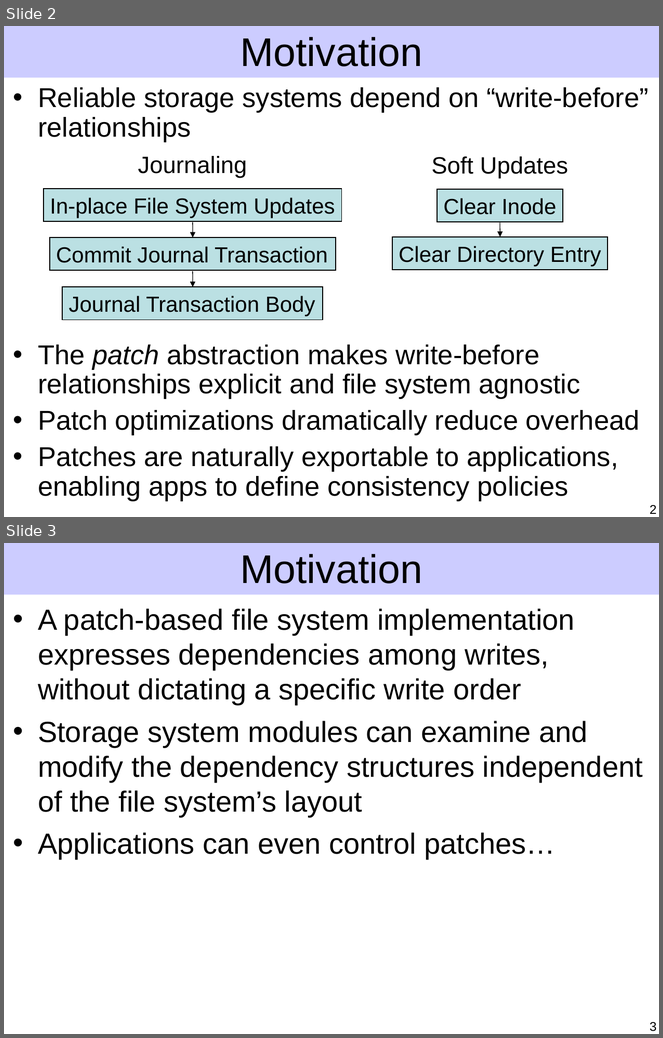
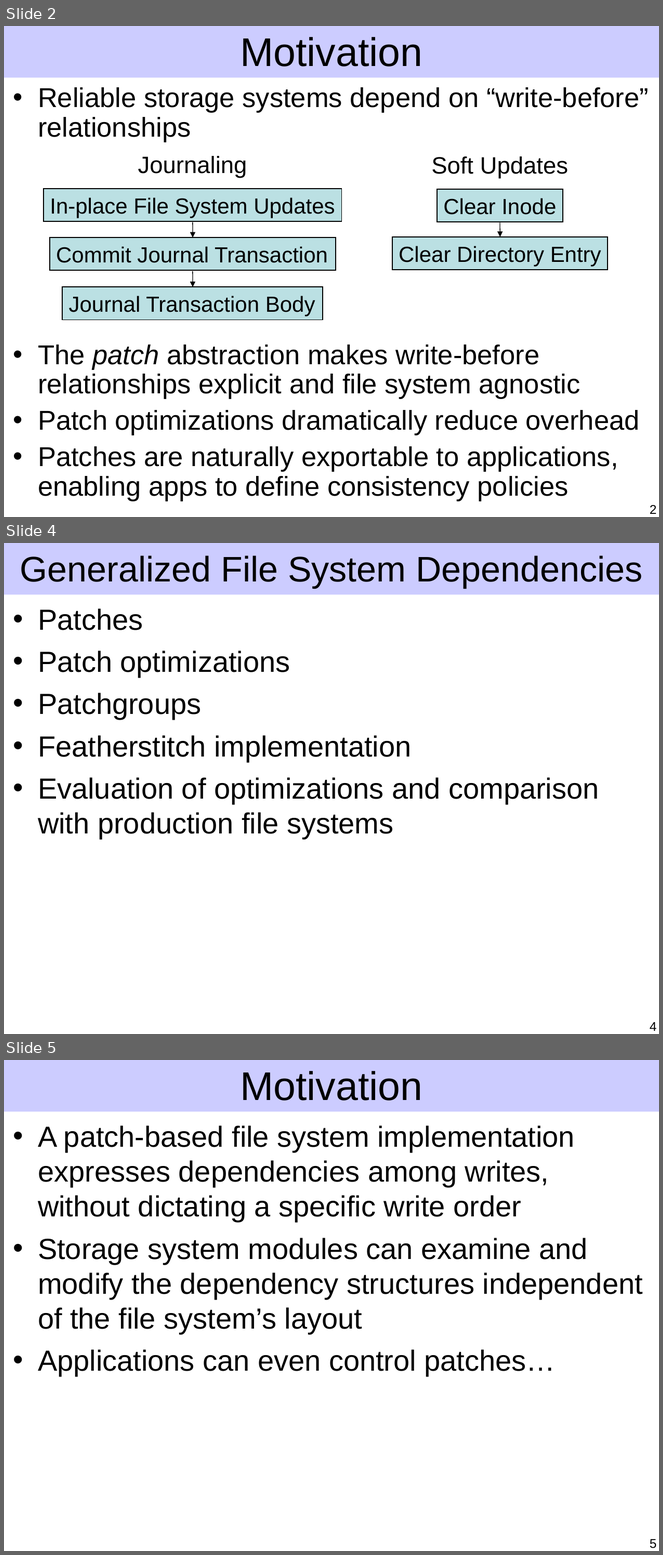
Before and after one commit to ucla-readable/fstitch-doc, a slide deck: sosp/pres.ppt. Shown one above the other, each under a label of ours: slides 2 and 3 before the commit, slides 2, 4 and 5 after it; the slides between them are not shown. The pictures are 663x1038 and 663x1555 pixels, drawn with LibreOffice and Linux fonts; fonts in the diff are those of the drawing. Boxes give left, top, right and bottom in pixels: in the first picture for what was removed or moved away, otherwise in the second. Text is boxed around its words. In the diff, an @@ line names an element or a change of style, - is before the commit and + after.

Commit message:
Checkpoint motivation and patches.

```diff
--- a/sosp/pres.ppt
+++ b/sosp/pres.ppt
@@ slide 4 added at box(4, 543, 659, 1034), background #FFFFFF; not listed: 1 template element that a slide beside it also shows @@
@@ title added at box(20, 555, 643, 588), 39 pt, text #000000 @@
+Generalized File System Dependencies
@@ text added at box(38, 609, 599, 839), 32 pt, text #000000 @@
+• Patches
+• Patch optimizations
+• Patchgroups
+• Featherstitch implementation
+• Evaluation of optimizations and comparison with production file systems
@@ page number added at box(650, 1022, 657, 1031), 14 pt, text #000000 @@
+4
@@ what was slide 3 is now slide 5 @@
@@ page number at box(650, 1539, 657, 1549): text changed @@
-3
+5
```
Also in this commit, not shown: 6 slides changed, 4 other slides added, 1 slide removed.
